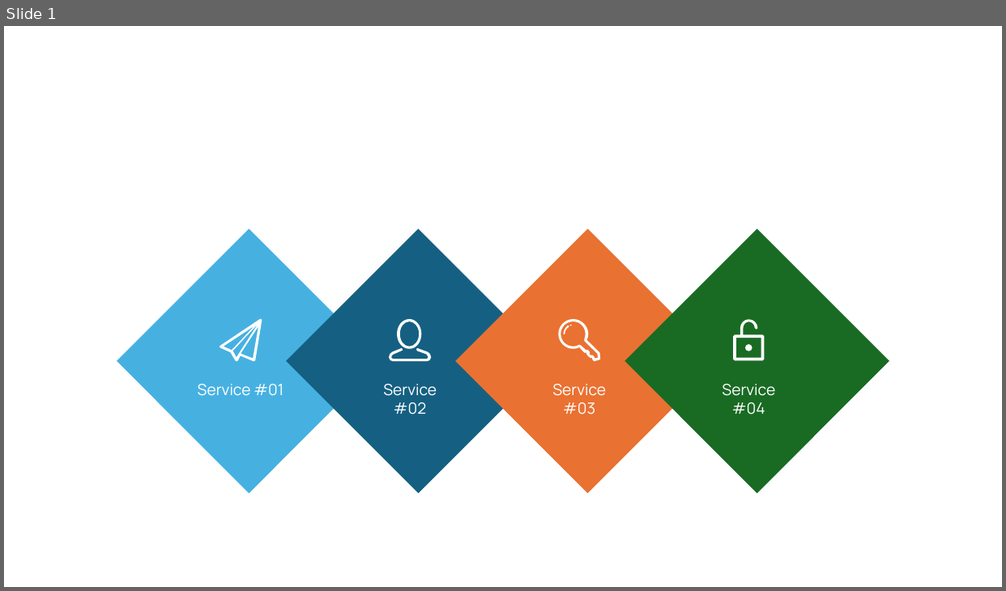
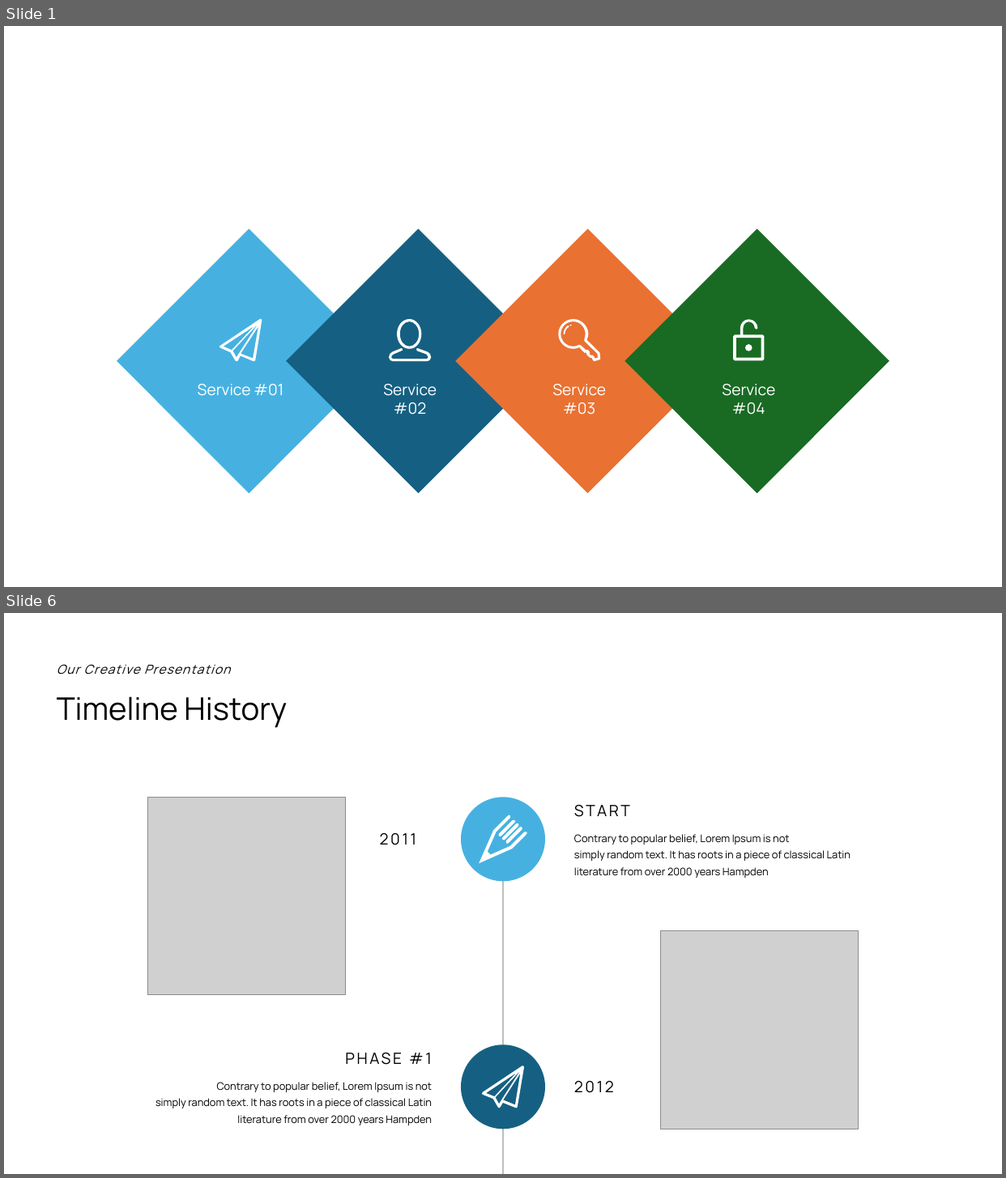
Before and after one commit to amfogelson/icon-manager-frontend, a slide deck: public/infographics/infographics_master.pptx. Shown one above the other, each under a label of ours: slide 1 before the commit, slides 1 and 6 after it; the slides between them are not shown. The pictures are 1006x591 and 1006x1178 pixels, drawn with LibreOffice and Linux fonts; fonts in the diff are those of the drawing; grey boxes stand for pictures. Boxes give left, top, right and bottom in pixels: in the first picture for what was removed or moved away, otherwise in the second. Text is boxed around its words. In the diff, an @@ line names an element or a change of style, - is before the commit and + after.

```diff
--- a/public/infographics/infographics_master.pptx
+++ b/public/infographics/infographics_master.pptx
@@ slide 6 added at [4, 613, 1002, 1174], background #FFFFFF @@
@@ text added at [57, 664, 230, 675], 12 pt, text #000000, italic @@
+Our Creative Presentation
@@ text added at [57, 696, 287, 728], 30 pt, text #000000 @@
+Timeline History
@@ line added from (57, 752) to (112, 752), #FFFFFF 2 pt @@
@@ picture added at [147, 797, 346, 995] @@
@@ ellipse added at [461, 797, 545, 882], fill #46B1E1 @@
@@ text added at [574, 805, 630, 817], 15 pt, text #000000 @@
+START
@@ group added at [479, 815, 527, 864]: 4 freeform shapes @@
@@ text added at [380, 833, 416, 845], 15 pt, text #000000 @@
+2011
@@ text added at [574, 834, 850, 878], 10 pt, text #000000 @@
+Contrary to popular belief, Lorem Ipsum is not
+simply random text. It has roots in a piece of classical Latin literature from over 2000 years Hampden
@@ line added from (503, 882) to (503, 1174), #BFBFBF 2 pt @@
@@ picture added at [661, 931, 859, 1130] @@
@@ ellipse added at [461, 1045, 545, 1130], fill #156082 @@
@@ text added at [345, 1053, 432, 1065], 15 pt, text #000000 @@
+PHASE #1
@@ freeform shape added at [483, 1066, 524, 1108], fill #FFFFFF @@
@@ text added at [155, 1082, 432, 1126], 10 pt, text #000000 @@
+Contrary to popular belief, Lorem Ipsum is not
+simply random text. It has roots in a piece of classical Latin literature from over 2000 years Hampden
@@ text added at [574, 1081, 614, 1093], 15 pt, text #000000 @@
+2012
```
Also in this commit, not shown: 2 slides changed, 32 other slides added, 35 other files.
